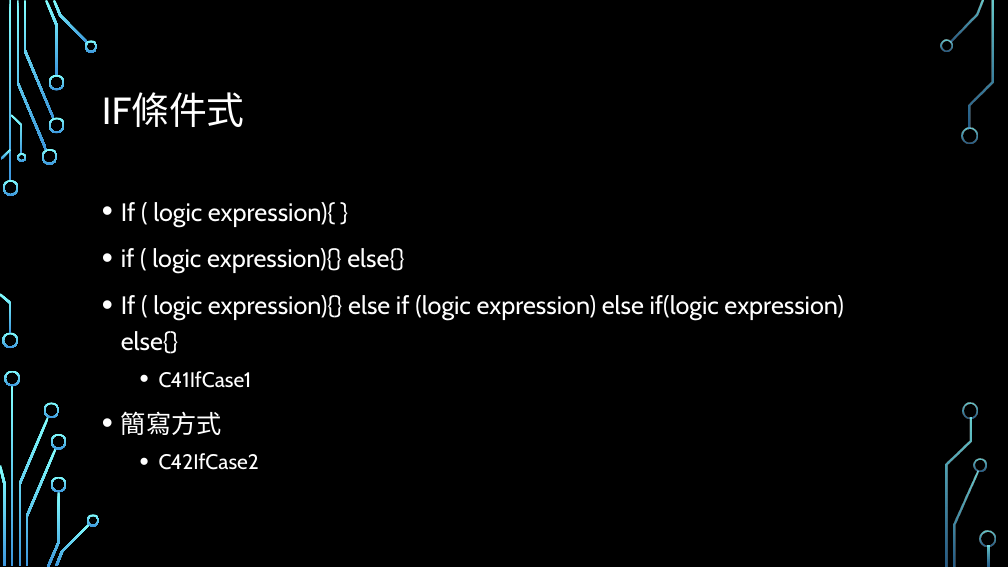
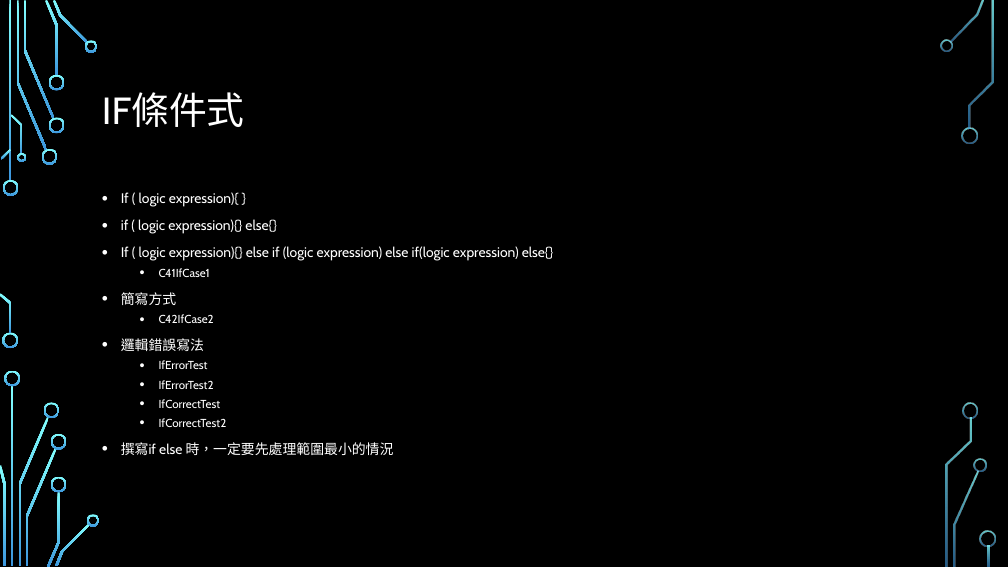
Before and after one commit to Alvin-Lo0729/ncut-java, a slide deck: slide 7 of doc/JAVA0123.pptx. Drawn at 1008x567 pixels with LibreOffice and Linux fonts; fonts in the diff are those of the drawing; background and template pictures are left out. Boxes give left, top, right and bottom in pixels: in the first picture for what was removed or moved away, otherwise in the second. Text is boxed around its words. In the diff, an @@ line names an element or a change of style, - is before the commit and + after.

Commit message:
update ppt

```diff
--- a/doc/JAVA0123.pptx
+++ b/doc/JAVA0123.pptx
@@ text at [121, 192, 553, 323]: size 24 to 13.2 pt in "If ( logic expression){ }", "if ( logic expression){} else{}", "If ( logic expression){} else if (logic ...", "簡寫方式"; size 20 to 11 pt in "C41IfCase1", "C42IfCase2"; line spacing 1.2 to 1 @@
@@ text at [121, 338, 394, 455]: paragraphs added @@
+• 邏輯錯誤寫法
+  • IfErrorTest
+  • IfErrorTest2
+  • IfCorrectTest
+  • IfCorrectTest2
+• 撰寫if else 時，一定要先處理範圍最小的情況
```
Also in this commit, not shown: 3 slides added.
